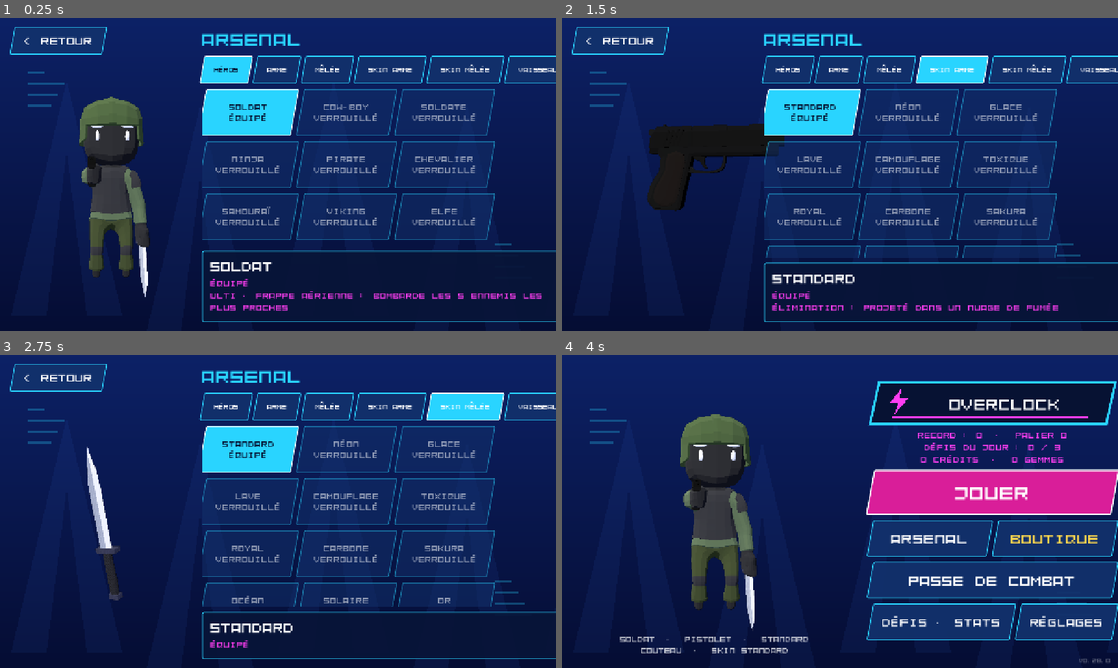
Above: before the commit, frames 1-4 (two rows, left to right).
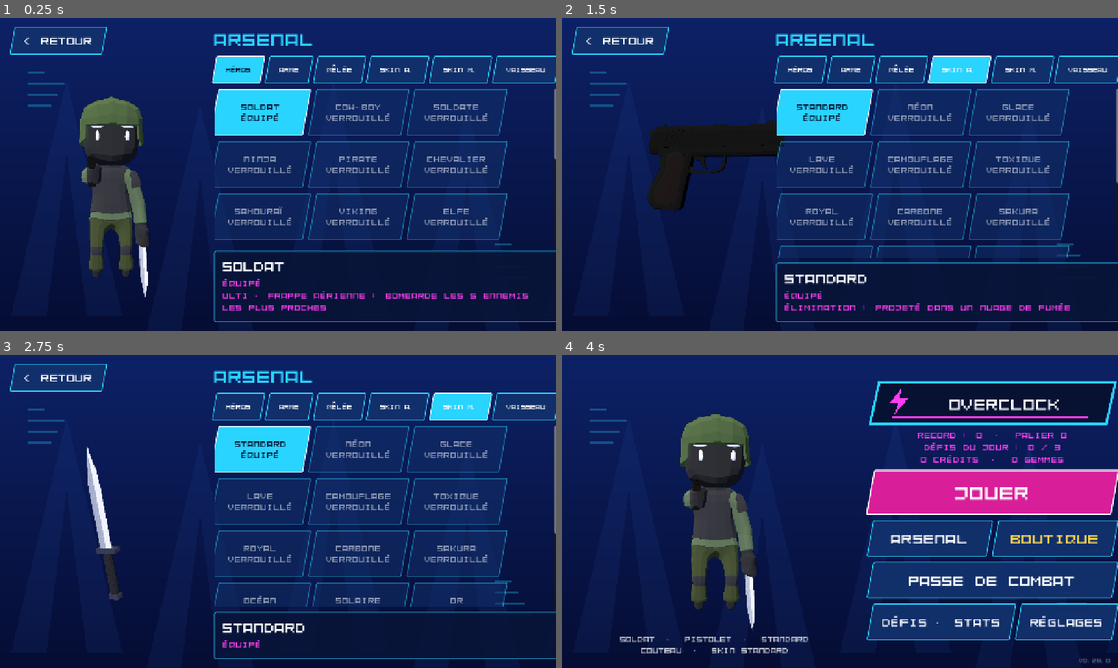
Above: after the commit, the same moments.

Repository: mariusortiz/overclock
Game: Godot game, scene res://scenes/armory.tscn
Two runs of this game, one before a commit and one after it. Both use one fixed random seed, a clock stepped at 60 frames per second and the inputs below. This scene is started directly instead of the project's main scene.
Inputs (mouse positions are in pixels of both pictures, inside the frame that each line leads up to):
- Up to frame 1 (0.25 s): no input
- Up to frame 2 (1.5 s): click (951, 71) at 0.5 s, where only the run before the commit has a clickable "SKIN ARME"; click (956, 71) at 1.25 s, where only the run after the commit has a clickable "SKIN A."
- Up to frame 3 (2.75 s): click (467, 408) at 2 s, where only the run before the commit has a clickable "SKIN MÊLÉE"
- Up to frame 4 (4 s): click (1023, 408) at 2.75 s, where only the run after the commit has a clickable "SKIN M."; click "< RETOUR" at 3.5 s

The runs differ from the first frame. In frame 1, 7.6% of the frame differs, in the area x 35-100%, y 4-98%; in frame 2, 7.5%; in frame 3, 7.0%; in frame 4, nothing differs.

Commit message:
Armory: six tabs fit the width; the ship preview smaller, seen from above
Co-Authored-By: Claude Opus 5.5 <noreply@anthropic.com>
Claude-Session: https://claude.ai/code/session_01TMrhLU8C9hMQ3DU14F1G1z

Diff:
--- a/scripts/armory.gd
+++ b/scripts/armory.gd
@@ -17,8 +17,8 @@
 		"stats": [["CADENCE", "fire_rate", 14.0], ["DÉGÂTS", "damage", 10.0], ["CHARGEUR", "magazine", 40.0]]},
 	{"label": "MÊLÉE", "key": Loadout.MELEE_KEY, "items": Loadout.MELEE,
 		"stats": [["DÉGÂTS", "damage", 10.0], ["PORTÉE", "range", 4.5], ["VITESSE", "speed", 3.4]]},
-	{"label": "SKIN ARME", "key": Loadout.SKIN_KEY, "items": Loadout.SKINS, "stats": []},
-	{"label": "SKIN MÊLÉE", "key": Loadout.MELEE_SKIN_KEY, "items": Loadout.SKINS, "stats": []},
+	{"label": "SKIN A.", "key": Loadout.SKIN_KEY, "items": Loadout.SKINS, "stats": []},
+	{"label": "SKIN M.", "key": Loadout.MELEE_SKIN_KEY, "items": Loadout.SKINS, "stats": []},
 	{"label": "VAISSEAU", "key": Loadout.SHIP_KEY, "items": Loadout.SHIPS,
 		"stats": [["VITESSE", "velocity", 1.1], ["MANIABILITÉ", "handling", 1.4], ["BOUCLIER", "shield", 5.0], ["CADENCE", "fire", 1.7]]},
 ]
--- a/scripts/character_stage.gd
+++ b/scripts/character_stage.gd
@@ -18,8 +18,8 @@
 ## It leans a little, so that a blade is never seen exactly edge-on.
 const FLOAT_MELEE_TILT := 0.3
 ## A race ship shown alone is scaled down to this, and tilted to show its top.
-const FLOAT_SHIP_SCALE := 0.5
-const FLOAT_SHIP_TILT := 0.35
+const FLOAT_SHIP_SCALE := 0.3
+const FLOAT_SHIP_TILT := 0.75
 
 var _time := 0.0
 var _character: CharacterModel
